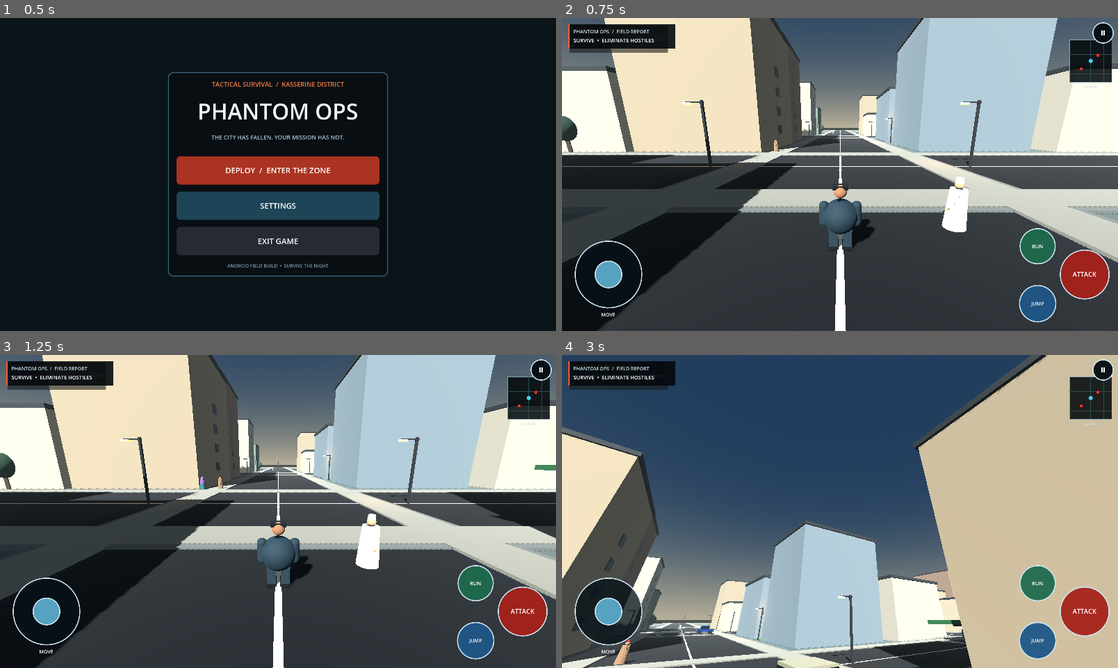
Above: before the commit, frames 1-4 (two rows, left to right).
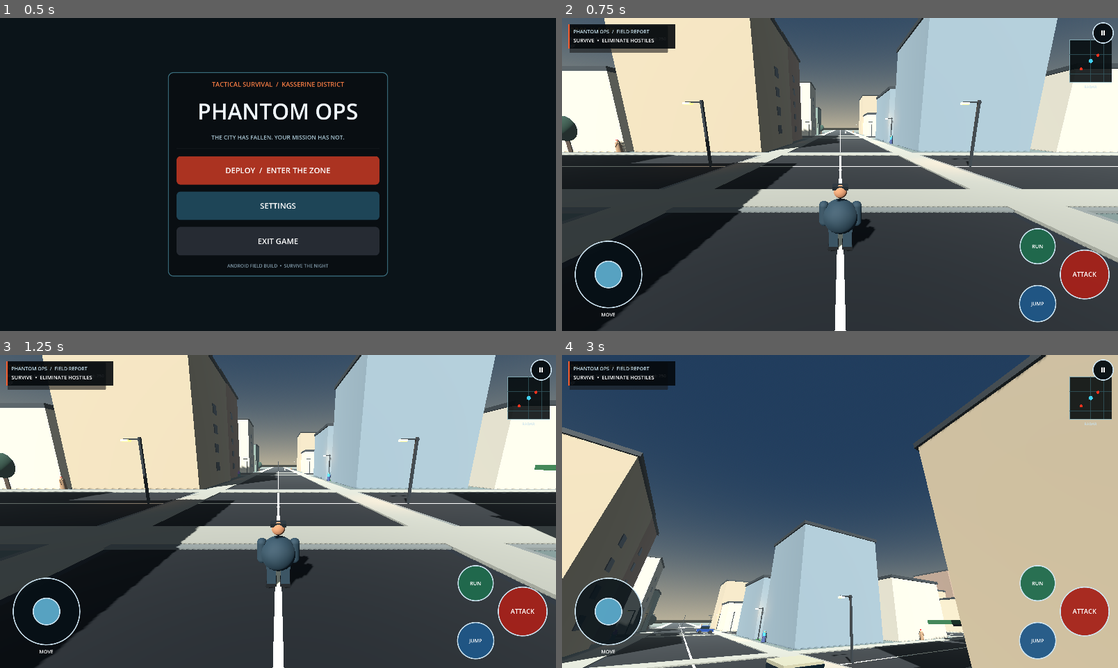
Above: after the commit, the same moments.

Repository: Gass-OS/Phantom-Ops
Game: Godot game, scene res://scenes/main_menu.tscn
Same seed, same stepped clock (60 frames per second), same inputs: the game is played once before the commit and once after it.
Inputs (mouse positions are in pixels of both pictures, inside the frame that each line leads up to):
- Up to frame 1 (0.5 s): no input
- Up to frame 2 (0.75 s): click "DEPLOY / ENTER THE ZONE" at 0.5 s
- Up to frame 3 (1.25 s): no input
- Up to frame 4 (3 s): tap Enter (ui_accept) at 1.25 s; drag from (840, 511) to (895, 442) at 1.27 s; drag from (728, 527) to (812, 574) at 2.02 s; move the mouse to (895, 442) at 2.77 s; hold Right (ui_right) from 2.78 s (still down)

Frame 1 is identical in both runs. In frame 2, 0.7% of the frame differs, in the area x 9-74%, y 36-69%; in frame 3, 0.7%; in frame 4, 0.5%.

Commit message:
Make city ambience speech start sooner and at full volume

Diff:
--- a/project/scripts/city_life_voice.gd
+++ b/project/scripts/city_life_voice.gd
@@ -1,19 +1,20 @@
 extends Node
 
 @export var enabled := true
-@export var minimum_interval := 24.0
-@export var maximum_interval := 42.0
+@export var minimum_interval := 18.0
+@export var maximum_interval := 30.0
 
-var timer := 12.0
+var timer := 5.0
 var voice_id := ""
 var voice_locale := "en"
 
 func _ready() -> void:
 	if not enabled:
 		return
+	randomize()
 	var voices: Array = DisplayServer.tts_get_voices()
 	if voices.is_empty():
-		print("PHANTOM OPS: system TTS unavailable; ambient voice disabled safely")
+		print("PHANTOM OPS: Android TTS returned no installed voices; install/enable a system speech engine in Android settings")
 		return
 	# Prefer French for the Tunisian city ambience, then Arabic, then English.
 	for wanted in ["fr", "ar", "en"]:
@@ -27,7 +28,6 @@
 			break
 	if voice_id.is_empty():
 		voice_id = str(voices[0].get("id", ""))
-		randomize()
 	timer = randf_range(minimum_interval, maximum_interval)
 
 func _process(delta: float) -> void:
@@ -64,7 +64,8 @@
 				"Watch out, a car is coming."
 			]
 	var phrase := phrases[randi() % phrases.size()]
-	DisplayServer.tts_speak(phrase, voice_id, 0.28, 1.0, 0.92, 1)
+	DisplayServer.tts_speak(phrase, voice_id, 1.0, 1.0, 0.95, 1)
+	print("PHANTOM OPS: ambient voice requested: ", voice_locale)
 	timer = randf_range(minimum_interval, maximum_interval)
 
 func _exit_tree() -> void:
